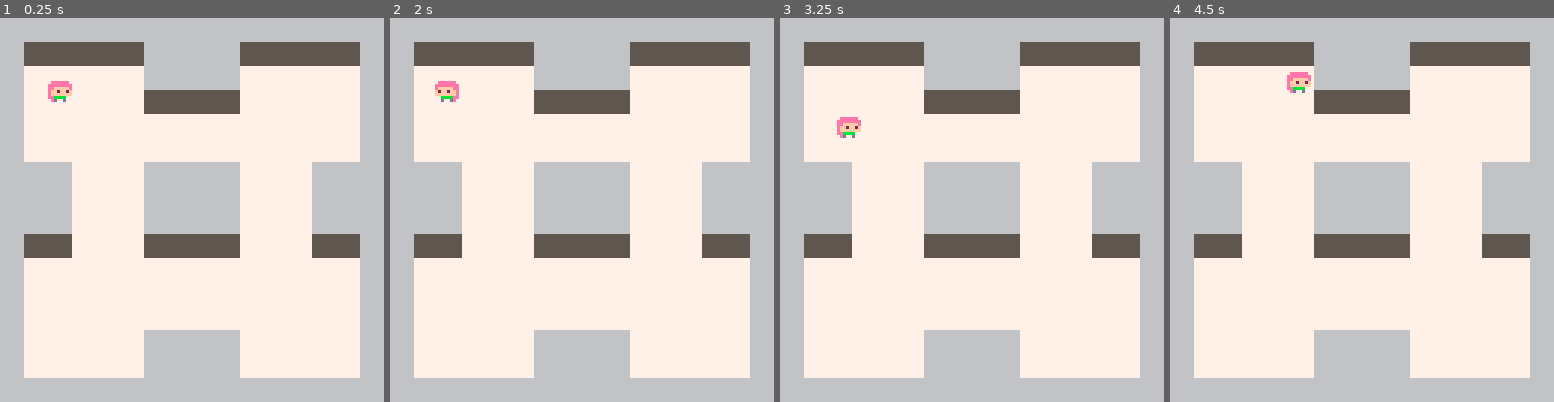
Above: before the commit, frames 1-4 (left to right).
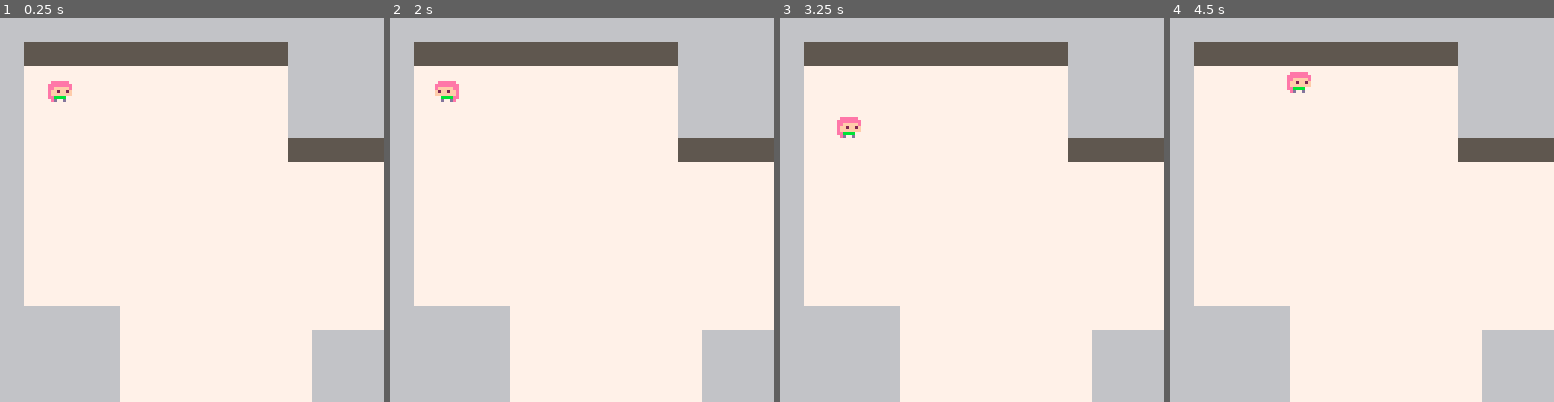
Above: after the commit, the same moments.

Repository: mattmuroya/pico-8
Game: PICO-8 cartridge carts/arena/arena.p8
Two runs of this game, one before a commit and one after it. Both use one fixed random seed, a clock stepped at 60 frames per second and the inputs below.
Inputs:
- Up to frame 1 (0.25 s): no input
- Up to frame 2 (2 s): hold Left from 1.97 s (still down)
- Up to frame 3 (3.25 s): release Left at 2.37 s; hold Down 2.42-2.82 s; hold Right from 2.87 s (still down)
- Up to frame 4 (4.5 s): release Right at 3.53 s; hold Up 3.58-4.08 s; hold Right from 4.13 s (still down)

The runs differ from the first frame. In frame 1, 39% of the frame differs, in the area x 6-100%, y 6-100%; in frame 2, 39%; in frame 3, 39%; in frame 4, 39%.

Commit message:
follow cam

Diff:
--- a/carts/arena/arena.p8
+++ b/carts/arena/arena.p8
@@ -11,7 +11,7 @@
 -- init
 
 function _init()
-  cls(7)
+  cls(0)
 	player={
     x=16,
     y=20,
@@ -102,41 +102,67 @@
 -- draw
 
 function _draw()
-  cls(7)
+  cls(1)
   map(0,0)
   draw(player)
+  follow_cam()
 end
 
 function draw(obj)
   spr(obj.spr,obj.x,obj.y,1,1,obj.rev)
 end
 
+function follow_cam()
+  cam_x,cam_y=player.x-60,player.y-60
+  if cam_x<=0 then cam_x=0 end
+  if cam_x>=128 then cam_x=128 end
+  if cam_y<=0 then cam_y=0 end
+  if cam_y>=128 then cam_y=128 end
+  camera(cam_x,cam_y)
+end
+
 __gfx__
-00000000000000000eeeeee000000000000000000000000000000000000000000000000000000000000000000000000000000000000000006666666655555555
-000000000eeeeee0eeeeeeee00000000000000000000000000000000000000000000000000000000000000000000000000000000000000006666666655555555
-00700700eeeeeeeeeefffffe00000000000000000000000000000000000000000000000000000000000000000000000000000000000000006666666655555555
-00077000eefffffeeff2ff2f00000000000000000000000000000000000000000000000000000000000000000000000000000000000000006666666655555555
-00077000eff2ff2fefffffff00000000000000000000000000000000000000000000000000000000000000000000000000000000000000006666666655555555
-00700700efffffffeebbbb0000000000000000000000000000000000000000000000000000000000000000000000000000000000000000006666666655555555
-00000000eebbbb000d0000d000000000000000000000000000000000000000000000000000000000000000000000000000000000000000006666666655555555
-000000000ed00d000000000000000000000000000000000000000000000000000000000000000000000000000000000000000000000000006666666655555555
+00000000000000000eeeeee000000000000000000000000000000000000000000000000000000000000000000000000000000000777777776666666655555555
+000000000eeeeee0eeeeeeee00000000000000000000000000000000000000000000000000000000000000000000000000000000777777776666666655555555
+00700700eeeeeeeeeefffffe00000000000000000000000000000000000000000000000000000000000000000000000000000000777777776666666655555555
+00077000eefffffeeff2ff2f00000000000000000000000000000000000000000000000000000000000000000000000000000000777777776666666655555555
+00077000eff2ff2fefffffff00000000000000000000000000000000000000000000000000000000000000000000000000000000777777776666666655555555
+00700700efffffffeebbbb0000000000000000000000000000000000000000000000000000000000000000000000000000000000777777776666666655555555
+00000000eebbbb000d0000d000000000000000000000000000000000000000000000000000000000000000000000000000000000777777776666666655555555
+000000000ed00d000000000000000000000000000000000000000000000000000000000000000000000000000000000000000000777777776666666655555555
 __gff__
 0000000000000000000000000000010100000000000000000000000000000000000000000000000000000000000000000000000000000000000000000000000000000000000000000000000000000000000000000000000000000000000000000000000000000000000000000000000000000000000000000000000000000000
 0000000000000000000000000000000000000000000000000000000000000000000000000000000000000000000000000000000000000000000000000000000000000000000000000000000000000000000000000000000000000000000000000000000000000000000000000000000000000000000000000000000000000000
 __map__
-0e0e0e0e0e0e0e0e0e0e0e0e0e0e0e0e00000000000000000000000000000000000000000000000000000000000000000000000000000000000000000000000000000000000000000000000000000000000000000000000000000000000000000000000000000000000000000000000000000000000000000000000000000000
-0e0f0f0f0f0f0e0e0e0e0f0f0f0f0f0e00000000000000000000000000000000000000000000000000000000000000000000000000000000000000000000000000000000000000000000000000000000000000000000000000000000000000000000000000000000000000000000000000000000000000000000000000000000
-0e00000000000e0e0e0e00000000000e00000000000000000000000000000000000000000000000000000000000000000000000000000000000000000000000000000000000000000000000000000000000000000000000000000000000000000000000000000000000000000000000000000000000000000000000000000000
-0e00000000000f0f0f0f00000000000e00000000000000000000000000000000000000000000000000000000000000000000000000000000000000000000000000000000000000000000000000000000000000000000000000000000000000000000000000000000000000000000000000000000000000000000000000000000
-0e00000000000000000000000000000e00000000000000000000000000000000000000000000000000000000000000000000000000000000000000000000000000000000000000000000000000000000000000000000000000000000000000000000000000000000000000000000000000000000000000000000000000000000
-0e00000000000000000000000000000e00000000000000000000000000000000000000000000000000000000000000000000000000000000000000000000000000000000000000000000000000000000000000000000000000000000000000000000000000000000000000000000000000000000000000000000000000000000
-0e0e0e0000000e0e0e0e0000000e0e0e00000000000000000000000000000000000000000000000000000000000000000000000000000000000000000000000000000000000000000000000000000000000000000000000000000000000000000000000000000000000000000000000000000000000000000000000000000000
-0e0e0e0000000e0e0e0e0000000e0e0e00000000000000000000000000000000000000000000000000000000000000000000000000000000000000000000000000000000000000000000000000000000000000000000000000000000000000000000000000000000000000000000000000000000000000000000000000000000
-0e0e0e0000000e0e0e0e0000000e0e0e00000000000000000000000000000000000000000000000000000000000000000000000000000000000000000000000000000000000000000000000000000000000000000000000000000000000000000000000000000000000000000000000000000000000000000000000000000000
-0e0f0f0000000f0f0f0f0000000f0f0e00000000000000000000000000000000000000000000000000000000000000000000000000000000000000000000000000000000000000000000000000000000000000000000000000000000000000000000000000000000000000000000000000000000000000000000000000000000
-0e00000000000000000000000000000e00000000000000000000000000000000000000000000000000000000000000000000000000000000000000000000000000000000000000000000000000000000000000000000000000000000000000000000000000000000000000000000000000000000000000000000000000000000
-0e00000000000000000000000000000e00000000000000000000000000000000000000000000000000000000000000000000000000000000000000000000000000000000000000000000000000000000000000000000000000000000000000000000000000000000000000000000000000000000000000000000000000000000
-0e00000000000000000000000000000e00000000000000000000000000000000000000000000000000000000000000000000000000000000000000000000000000000000000000000000000000000000000000000000000000000000000000000000000000000000000000000000000000000000000000000000000000000000
-0e00000000000e0e0e0e00000000000e00000000000000000000000000000000000000000000000000000000000000000000000000000000000000000000000000000000000000000000000000000000000000000000000000000000000000000000000000000000000000000000000000000000000000000000000000000000
-0e00000000000e0e0e0e00000000000e00000000000000000000000000000000000000000000000000000000000000000000000000000000000000000000000000000000000000000000000000000000000000000000000000000000000000000000000000000000000000000000000000000000000000000000000000000000
-0e0e0e0e0e0e0e0e0e0e0e0e0e0e0e0e00000000000000000000000000000000000000000000000000000000000000000000000000000000000000000000000000000000000000000000000000000000000000000000000000000000000000000000000000000000000000000000000000000000000000000000000000000000
+0e0e0e0e0e0e0e0e0e0e0e0e0e0e0e0e0e0e0e0e0e0e0e0e0e0e0e0e0e0e0e0e000000000000000000000000000000000000000000000000000000000000000000000000000000000000000000000000000000000000000000000000000000000000000000000000000000000000000000000000000000000000000000000000
+0e0f0f0f0f0f0f0f0f0f0f0f0e0e0e0e0e0e0e0e0f0f0f0f0f0f0f0f0f0f0f0e000000000000000000000000000000000000000000000000000000000000000000000000000000000000000000000000000000000000000000000000000000000000000000000000000000000000000000000000000000000000000000000000
+0e0d0d0d0d0d0d0d0d0d0d0d0e0e0e0e0e0e0e0e0d0d0d0d0d0d0d0d0d0d0d0e000000000000000000000000000000000000000000000000000000000000000000000000000000000000000000000000000000000000000000000000000000000000000000000000000000000000000000000000000000000000000000000000
+0e0d0d0d0d0d0d0d0d0d0d0d0e0e0e0e0e0e0e0e0d0d0d0d0d0d0d0d0d0d0d0e000000000000000000000000000000000000000000000000000000000000000000000000000000000000000000000000000000000000000000000000000000000000000000000000000000000000000000000000000000000000000000000000
+0e0d0d0d0d0d0d0d0d0d0d0d0e0e0e0e0e0e0e0e0d0d0d0d0d0d0d0d0d0d0d0e000000000000000000000000000000000000000000000000000000000000000000000000000000000000000000000000000000000000000000000000000000000000000000000000000000000000000000000000000000000000000000000000
+0e0d0d0d0d0d0d0d0d0d0d0d0f0f0f0f0f0f0f0f0d0d0d0d0d0d0d0d0d0d0d0e000000000000000000000000000000000000000000000000000000000000000000000000000000000000000000000000000000000000000000000000000000000000000000000000000000000000000000000000000000000000000000000000
+0e0d0d0d0d0d0d0d0d0d0d0d0d0d0d0d0d0d0d0d0d0d0d0d0d0d0d0d0d0d0d0e000000000000000000000000000000000000000000000000000000000000000000000000000000000000000000000000000000000000000000000000000000000000000000000000000000000000000000000000000000000000000000000000
+0e0d0d0d0d0d0d0d0d0d0d0d0d0d0d0d0d0d0d0d0d0d0d0d0d0d0d0d0d0d0d0e000000000000000000000000000000000000000000000000000000000000000000000000000000000000000000000000000000000000000000000000000000000000000000000000000000000000000000000000000000000000000000000000
+0e0d0d0d0d0d0d0d0d0d0d0d0d0d0d0d0d0d0d0d0d0d0d0d0d0d0d0d0d0d0d0e000000000000000000000000000000000000000000000000000000000000000000000000000000000000000000000000000000000000000000000000000000000000000000000000000000000000000000000000000000000000000000000000
+0e0d0d0d0d0d0d0d0d0d0d0d0d0d0d0d0d0d0d0d0d0d0d0d0d0d0d0d0d0d0d0e000000000000000000000000000000000000000000000000000000000000000000000000000000000000000000000000000000000000000000000000000000000000000000000000000000000000000000000000000000000000000000000000
+0e0d0d0d0d0d0d0d0d0d0d0d0d0d0d0d0d0d0d0d0d0d0d0d0d0d0d0d0d0d0d0e000000000000000000000000000000000000000000000000000000000000000000000000000000000000000000000000000000000000000000000000000000000000000000000000000000000000000000000000000000000000000000000000
+0e0d0d0d0d0d0d0d0d0d0d0d0d0d0d0d0d0d0d0d0d0d0d0d0d0d0d0d0d0d0d0e000000000000000000000000000000000000000000000000000000000000000000000000000000000000000000000000000000000000000000000000000000000000000000000000000000000000000000000000000000000000000000000000
+0e0e0e0e0e0d0d0d0d0d0d0d0d0d0d0d0d0d0d0d0d0d0d0d0d0d0d0e0e0e0e0e000000000000000000000000000000000000000000000000000000000000000000000000000000000000000000000000000000000000000000000000000000000000000000000000000000000000000000000000000000000000000000000000
+0e0e0e0e0e0d0d0d0d0d0d0d0d0e0e0e0e0e0e0d0d0d0d0d0d0d0d0e0e0e0e0e000000000000000000000000000000000000000000000000000000000000000000000000000000000000000000000000000000000000000000000000000000000000000000000000000000000000000000000000000000000000000000000000
+0e0e0e0e0e0d0d0d0d0d0d0d0d0e0e0e0e0e0e0d0d0d0d0d0d0d0d0e0e0e0e0e000000000000000000000000000000000000000000000000000000000000000000000000000000000000000000000000000000000000000000000000000000000000000000000000000000000000000000000000000000000000000000000000
+0e0e0e0e0e0d0d0d0d0d0d0d0d0e0e0e0e0e0e0d0d0d0d0d0d0d0d0e0e0e0e0e000000000000000000000000000000000000000000000000000000000000000000000000000000000000000000000000000000000000000000000000000000000000000000000000000000000000000000000000000000000000000000000000
+0e0e0e0e0e0d0d0d0d0d0d0d0d0e0e0e0e0e0e0d0d0d0d0d0d0d0d0e0e0e0e0e000000000000000000000000000000000000000000000000000000000000000000000000000000000000000000000000000000000000000000000000000000000000000000000000000000000000000000000000000000000000000000000000
+0e0e0e0e0e0d0d0d0d0d0d0d0d0e0e0e0e0e0e0d0d0d0d0d0d0d0d0e0e0e0e0e000000000000000000000000000000000000000000000000000000000000000000000000000000000000000000000000000000000000000000000000000000000000000000000000000000000000000000000000000000000000000000000000
+0e0e0e0e0e0d0d0d0d0d0d0d0d0e0e0e0e0e0e0d0d0d0d0d0d0d0d0e0e0e0e0e000000000000000000000000000000000000000000000000000000000000000000000000000000000000000000000000000000000000000000000000000000000000000000000000000000000000000000000000000000000000000000000000
+0e0e0e0e0e0d0d0d0d0d0d0d0d0f0f0f0f0f0f0d0d0d0d0d0d0d0d0e0e0e0e0e000000000000000000000000000000000000000000000000000000000000000000000000000000000000000000000000000000000000000000000000000000000000000000000000000000000000000000000000000000000000000000000000
+0e0f0f0f0f0d0d0d0d0d0d0d0d0d0d0d0d0d0d0d0d0d0d0d0d0d0d0f0f0f0f0e000000000000000000000000000000000000000000000000000000000000000000000000000000000000000000000000000000000000000000000000000000000000000000000000000000000000000000000000000000000000000000000000
+0e0d0d0d0d0d0d0d0d0d0d0d0d0d0d0d0d0d0d0d0d0d0d0d0d0d0d0d0d0d0d0e000000000000000000000000000000000000000000000000000000000000000000000000000000000000000000000000000000000000000000000000000000000000000000000000000000000000000000000000000000000000000000000000
+0e0d0d0d0d0d0d0d0d0d0d0d0d0d0d0d0d0d0d0d0d0d0d0d0d0d0d0d0d0d0d0e000000000000000000000000000000000000000000000000000000000000000000000000000000000000000000000000000000000000000000000000000000000000000000000000000000000000000000000000000000000000000000000000
+0e0d0d0d0d0d0d0d0d0d0d0d0d0d0d0d0d0d0d0d0d0d0d0d0d0d0d0d0d0d0d0e000000000000000000000000000000000000000000000000000000000000000000000000000000000000000000000000000000000000000000000000000000000000000000000000000000000000000000000000000000000000000000000000
+0e0d0d0d0d0d0d0d0d0d0d0d0d0d0d0d0d0d0d0d0d0d0d0d0d0d0d0d0d0d0d0e000000000000000000000000000000000000000000000000000000000000000000000000000000000000000000000000000000000000000000000000000000000000000000000000000000000000000000000000000000000000000000000000
+0e0d0d0d0d0d0d0d0d0d0d0d0d0d0d0d0d0d0d0d0d0d0d0d0d0d0d0d0d0d0d0e000000000000000000000000000000000000000000000000000000000000000000000000000000000000000000000000000000000000000000000000000000000000000000000000000000000000000000000000000000000000000000000000
+0e0d0d0d0d0d0d0d0d0d0d0d0d0d0d0d0d0d0d0d0d0d0d0d0d0d0d0d0d0d0d0e000000000000000000000000000000000000000000000000000000000000000000000000000000000000000000000000000000000000000000000000000000000000000000000000000000000000000000000000000000000000000000000000
+0e0d0d0d0d0d0d0d0d0d0d0d0e0e0e0e0e0e0e0e0d0d0d0d0d0d0d0d0d0d0d0e000000000000000000000000000000000000000000000000000000000000000000000000000000000000000000000000000000000000000000000000000000000000000000000000000000000000000000000000000000000000000000000000
+0e0d0d0d0d0d0d0d0d0d0d0d0e0e0e0e0e0e0e0e0d0d0d0d0d0d0d0d0d0d0d0e000000000000000000000000000000000000000000000000000000000000000000000000000000000000000000000000000000000000000000000000000000000000000000000000000000000000000000000000000000000000000000000000
+0e0d0d0d0d0d0d0d0d0d0d0d0e0e0e0e0e0e0e0e0d0d0d0d0d0d0d0d0d0d0d0e000000000000000000000000000000000000000000000000000000000000000000000000000000000000000000000000000000000000000000000000000000000000000000000000000000000000000000000000000000000000000000000000
+0e0d0d0d0d0d0d0d0d0d0d0d0e0e0e0e0e0e0e0e0d0d0d0d0d0d0d0d0d0d0d0e000000000000000000000000000000000000000000000000000000000000000000000000000000000000000000000000000000000000000000000000000000000000000000000000000000000000000000000000000000000000000000000000
+0e0e0e0e0e0e0e0e0e0e0e0e0e0e0e0e0e0e0e0e0e0e0e0e0e0e0e0e0e0e0e0e000000000000000000000000000000000000000000000000000000000000000000000000000000000000000000000000000000000000000000000000000000000000000000000000000000000000000000000000000000000000000000000000
Not shown, changed: .gitignore
